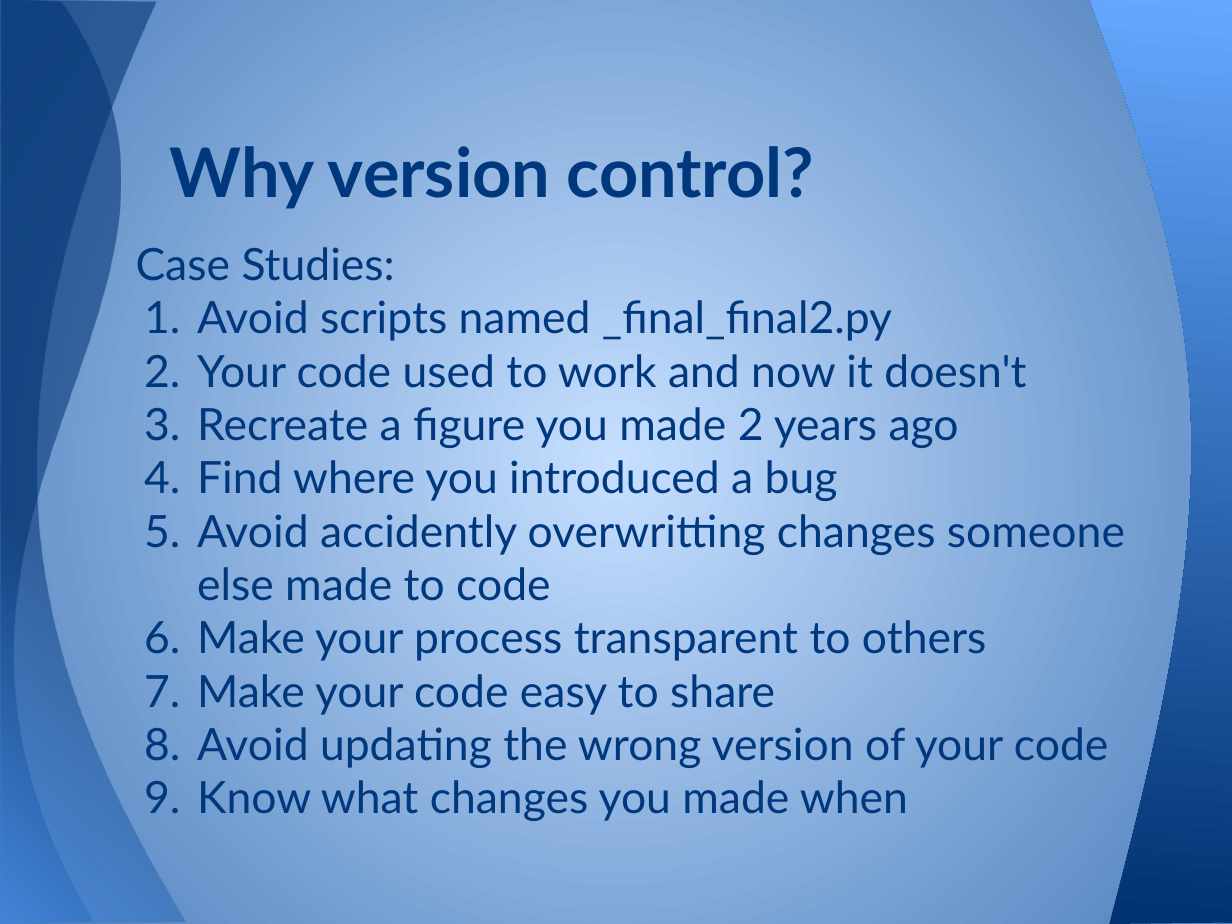
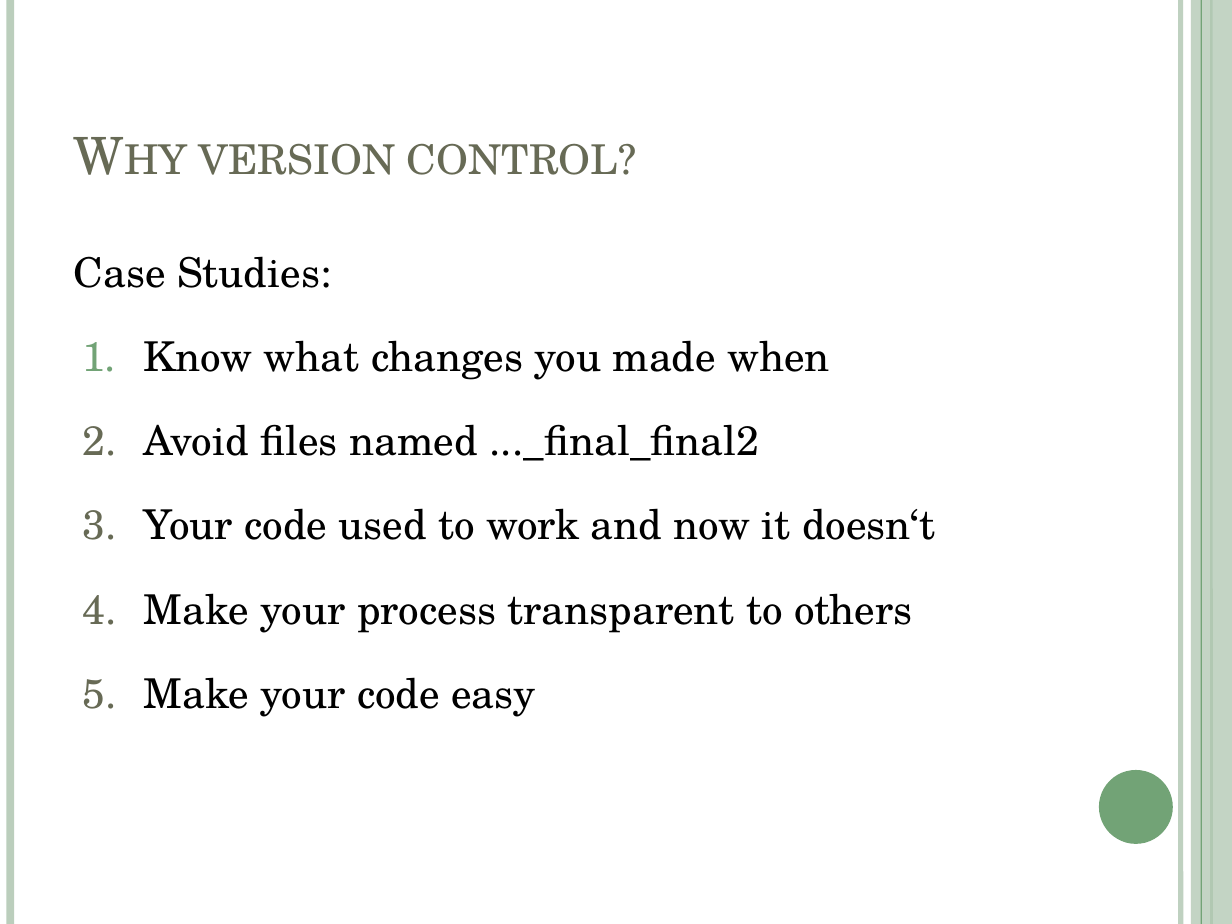
Before and after one commit to swcarpentry/DEPRECATED-boot-camps, a slide deck: slide 3 of 06-version-control-local/git_local.pptx. Drawn at 1232x924 pixels with LibreOffice and Linux fonts; fonts in the diff are those of the drawing. Boxes give left, top, right and bottom in pixels: in the first picture for what was removed or moved away, otherwise in the second. Text is boxed around its words. In the diff, an @@ line names an element or a change of style, - is before the commit and + after.

Commit message:
Final presentations for day 3 git

```diff
--- a/06-version-control-local/git_local.pptx
+++ b/06-version-control-local/git_local.pptx
@@ background gradient #C6DFFF to #4F81BD to #FFFFFF @@
@@ freeform shape removed at box(0, 0, 185, 924) @@
@@ freeform shape removed at box(0, 0, 267, 924) @@
@@ line added from (10, 0) to (10, 924), #BCCEBD 4.5 pt @@
@@ freeform shape removed at box(1090, 0, 1232, 924) @@
@@ line added from (1180, 0) to (1180, 924), #BCCEBD 3 pt @@
@@ rectangle added at box(1191, 0, 1232, 924), fill #BCCEBD at 87% opacity @@
@@ line added from (1201, 0) to (1201, 924), #72A376 0.75 pt @@
@@ line added from (1211, 0) to (1211, 924), #72A376 1.5 pt @@
@@ title "Why version control?": place and size @@
-title "Why version control?" at box(170, 146, 814, 209)
+title "Why version control?" at box(199, 143, 636, 175)
@@ title "Why version control?" at box(199, 143, 636, 175): size 40 to 30 pt, font Lato to TeX Gyre Schola, text colour #00387E to #676A55, bold off, small capitals on; indent changed @@
@@ text "Case Studies:": place and size @@
-text "Case Studies:" at box(136, 247, 1125, 821)
+text "Case Studies:" at box(74, 256, 935, 717)
@@ text at box(74, 256, 912, 633): size 26 to 24 pt, font Lato to TeX Gyre Schola, text colour #00387E to #000000 in "Case Studies:", "Make your process transparent to others"; indent changed; line spacing 1 to 1.5; more space between paragraphs; bullet colour #00387E to #676A55 @@
@@ text at box(144, 340, 935, 540): text changed; size 26 to 24 pt; font Lato to TeX Gyre Schola; text colour #00387E to #000000 @@
-1. Avoid scripts named _final_final2.py
-2. Your code used to work and now it doesn't
-3. Recreate a figure you made 2 years ago
-4. Find where you introduced a bug
-5. Avoid accidently overwritting changes someone else made to code
+1. Know what changes you made when
+2. Avoid files named ..._final_final2
+3. Your code used to work and now it doesn‘t
@@ text at box(144, 677, 535, 717): text changed; size 26 to 24 pt; font Lato to TeX Gyre Schola; text colour #00387E to #000000 @@
-7. Make your code easy to share
-8. Avoid updating the wrong version of your code
-9. Know what changes you made when
+5. Make your code easy
@@ ellipse added at box(1099, 770, 1173, 844), fill #72A376 @@
```
Also in this commit, not shown: 11 other slides changed, 10 slides added, 18 slides removed, 1 other file.
